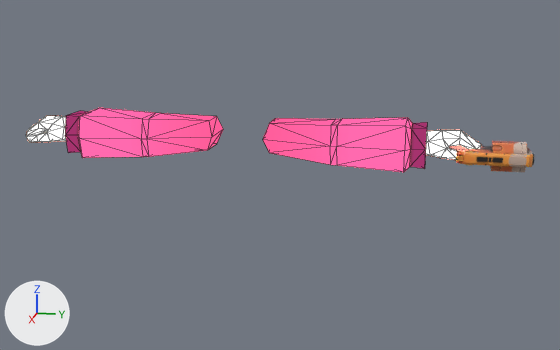
What one commit did to the Blender file Sources/Player/Weapons/Evening Star.blend.
The view is the same before and after, from a 50 mm lens placed at (5.69, 1.97, 0.56), pointed at (0.72, 0.97, -0.69). Lighting does not change. The marker at lower left points along +X, +Y and +Z. Mesh edges are drawn as thin lines on the coarser meshes.

Objects in the first picture: 'arms', 'gun', 'hands'.
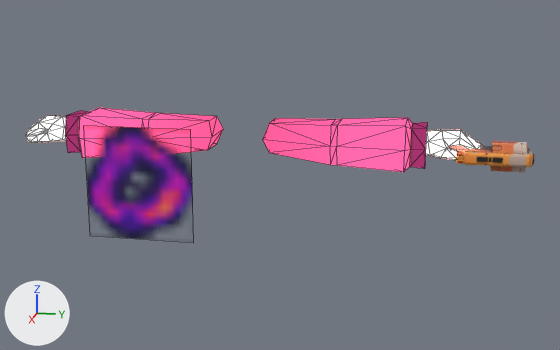
Location of each change, [x1, y1, x2, y2] in pixels of the pictures (560 x 350 px):
'StarTexture', added
    after: [86, 126, 193, 240]

Edits to the bpy script that builds the scene:
```text
Add mat_startexture:
    mat_startexture = principled_material('StarTexture')
    mat_startexture.texture = img_startexture_png  # with its transparency
Add me_startexture:
    me_startexture.from_pydata(...)  # 4 vertices, 1 face; spans x 2.054, y -0.732..-0.143, z -0.788..-0.218
    me_startexture.materials.append(mat_startexture)  # picture img_startexture_png
Add ob_startexture:
    ob_startexture = bpy.data.objects.new('StarTexture', me_startexture)
    ob_startexture.location = (0.0, 0.0, 0.0)
    ob_startexture.rotation_euler = (1.571, 0.0, 0.0)  # degrees (90, 0, 0)
```
